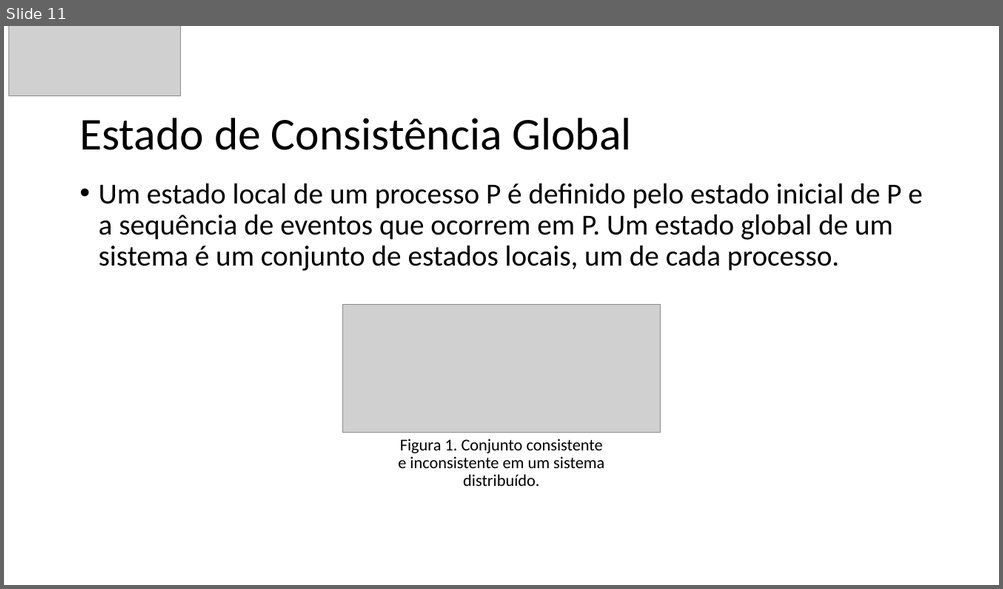
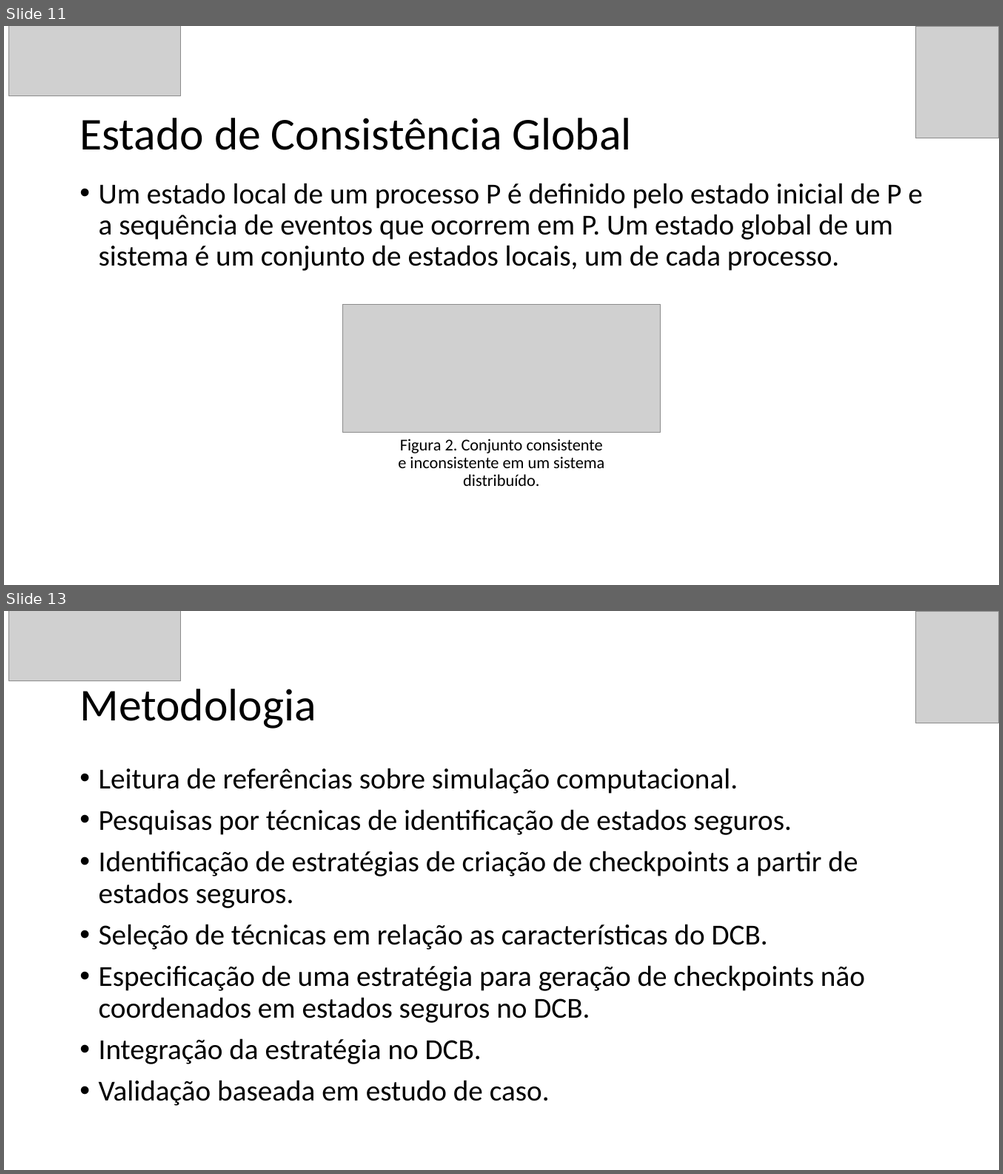
Before and after one commit to GuilhermeBizzani/TCC, a slide deck: Primeira apresentacao.pptx. Shown one above the other, each under a label of ours: slide 11 before the commit, slides 11 and 13 after it; the slides between them are not shown. The pictures are 1003x589 and 1003x1174 pixels, drawn with LibreOffice and Linux fonts; fonts in the diff are those of the drawing; grey boxes stand for pictures. Boxes give left, top, right and bottom in pixels: in the first picture for what was removed or moved away, otherwise in the second. Text is boxed around its words. In the diff, an @@ line names an element or a change of style, - is before the commit and + after.

```diff
--- a/Primeira apresentacao.pptx
+++ b/Primeira apresentacao.pptx
@@ slide 13 added at [4, 611, 999, 1170], background #FFFFFF @@
@@ picture added at [8, 611, 181, 681] @@
@@ picture added at [916, 611, 999, 723] @@
@@ title added at [79, 689, 316, 729], 44 pt, text #000000 @@
+Metodologia
@@ text added at [99, 768, 865, 1106], 28 pt, text #000000 @@
+• Leitura de referências sobre simulação computacional.
+• Pesquisas por técnicas de identificação de estados seguros.
+• Identificação de estratégias de criação de checkpoints a partir de estados seguros.
+• Seleção de técnicas em relação as características do DCB.
+• Especificação de uma estratégia para geração de checkpoints não coordenados em estados seguros no DCB.
+• Integração da estratégia no DCB.
+• Validação baseada em estudo de caso.
@@ slide 11 changed as well @@
@@ picture added at [916, 26, 999, 138] @@
@@ text at [398, 439, 604, 486]: text changed @@
-Figura 1. Conjunto consistente e inconsistente em um sistema distribuído.
+Figura 2. Conjunto consistente e inconsistente em um sistema distribuído.
```
Also in this commit, not shown: 10 other slides changed, 4 other slides added, 3 slides removed, 3 other files.
